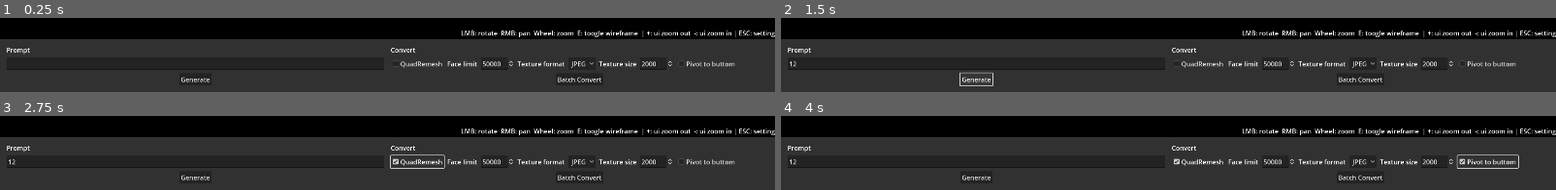
Above: before the commit, frames 1-4 (two rows, left to right).
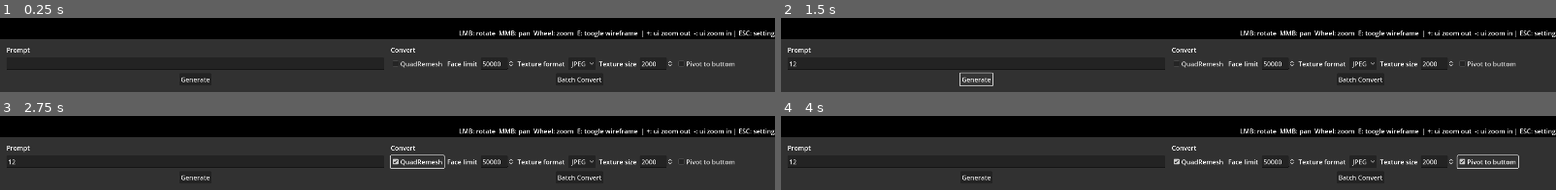
Above: after the commit, the same moments.

Repository: AllenDang/AiBoom
Game: Godot game, scene res://scenes/main.tscn
Same seed, same stepped clock (60 frames per second), same inputs: the game is played once before the commit and once after it.
Inputs (mouse positions are in pixels of both pictures, inside the frame that each line leads up to):
- Up to frame 1 (0.25 s): no input
- Up to frame 2 (1.5 s): click (974, 63) at 0.52 s; type "12" at 0.6 s; click "Generate" at 1.25 s
- Up to frame 3 (2.75 s): click "QuadRemesh" at 2 s
- Up to frame 4 (4 s): click "JPEG" at 2.75 s; click "Pivot to buttom" at 3.5 s

The runs differ from the first frame. In frame 1, 1.0% of the frame differs, in the area x 59-100%, y 16-26%; in frame 2, 1.0%; in frame 3, 1.0%; in frame 4, 1.0%.
Error in both runs: Trying to assign value of type 'Nil' to a variable of type 'String'. (res://scripts/sc_main.gd:80)

Commit message:
Refine the gpt system prompt, use MMB to pan

Diff:
--- a/scenes/main.tscn
+++ b/scenes/main.tscn
@@ -58,7 +58,7 @@
 
 [node name="Label" type="Label" parent="CenterContainer"]
 layout_mode = 2
-text = "LMB: rotate  RMB: pan  Wheel: zoom  E: toogle wireframe  | +: ui zoom out  -: ui zoom in | ESC: setting"
+text = "LMB: rotate  MMB: pan  Wheel: zoom  E: toogle wireframe  | +: ui zoom out  -: ui zoom in | ESC: setting"
 
 [node name="PanelContainer" type="PanelContainer" parent="."]
 anchors_preset = 12
--- a/scripts/cam_control.gd
+++ b/scripts/cam_control.gd
@@ -23,7 +23,7 @@
 				translate(Vector3(0, 0, -zoom_speed))
 		elif event.button_index == MouseButton.MOUSE_BUTTON_WHEEL_DOWN:
 			translate(Vector3(0, 0, zoom_speed))
-		elif event.button_index == MOUSE_BUTTON_RIGHT:
+		elif event.button_index == MOUSE_BUTTON_MIDDLE:
 			if event.pressed:
 				Input.mouse_mode = Input.MOUSE_MODE_CAPTURED
 				is_panning = true
--- a/scripts/sc_main.gd
+++ b/scripts/sc_main.gd
@@ -185,7 +185,11 @@
 			{
 				"role": "system",
 				"content":
-				"Your task is to identify all objects in the image I provide, then give a description for each object. The description should include the type, shape, style, surface material, and color (or pattern) of the object. The description should be as concise as possible, as it will be used to generate corresponding 3D models. Each object's description should be on a separate line."
+				"""Your task is to identify all objects in the image I provide, then give a description for each object.
+				The description should include the type, shape, style, surface material, and color (or pattern) of the object.
+				The description should be as concise as possible, as it will be used to generate corresponding 3D models.
+				Each object's description should be on a separate line.
+				Generate description for one object at a time, do not descript lots of objects in one line."""
 			},
 			{
 				"role": "user",
